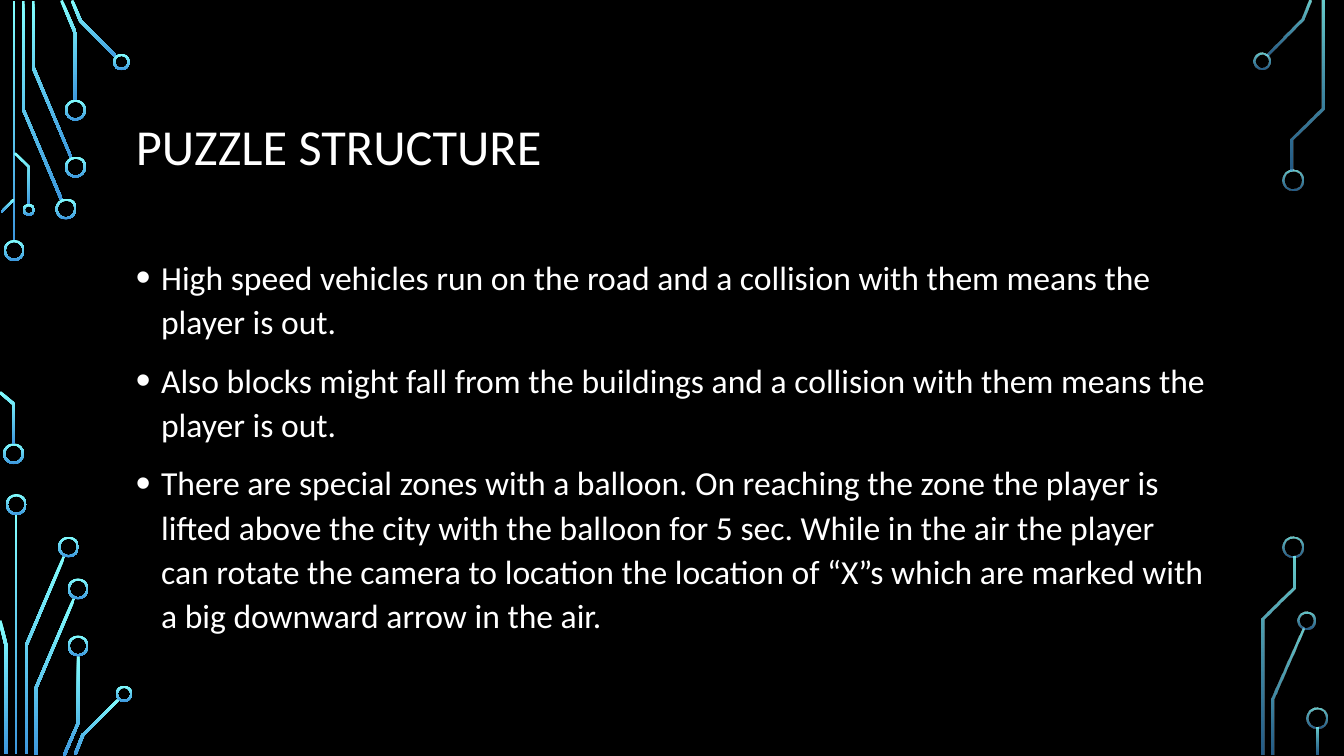
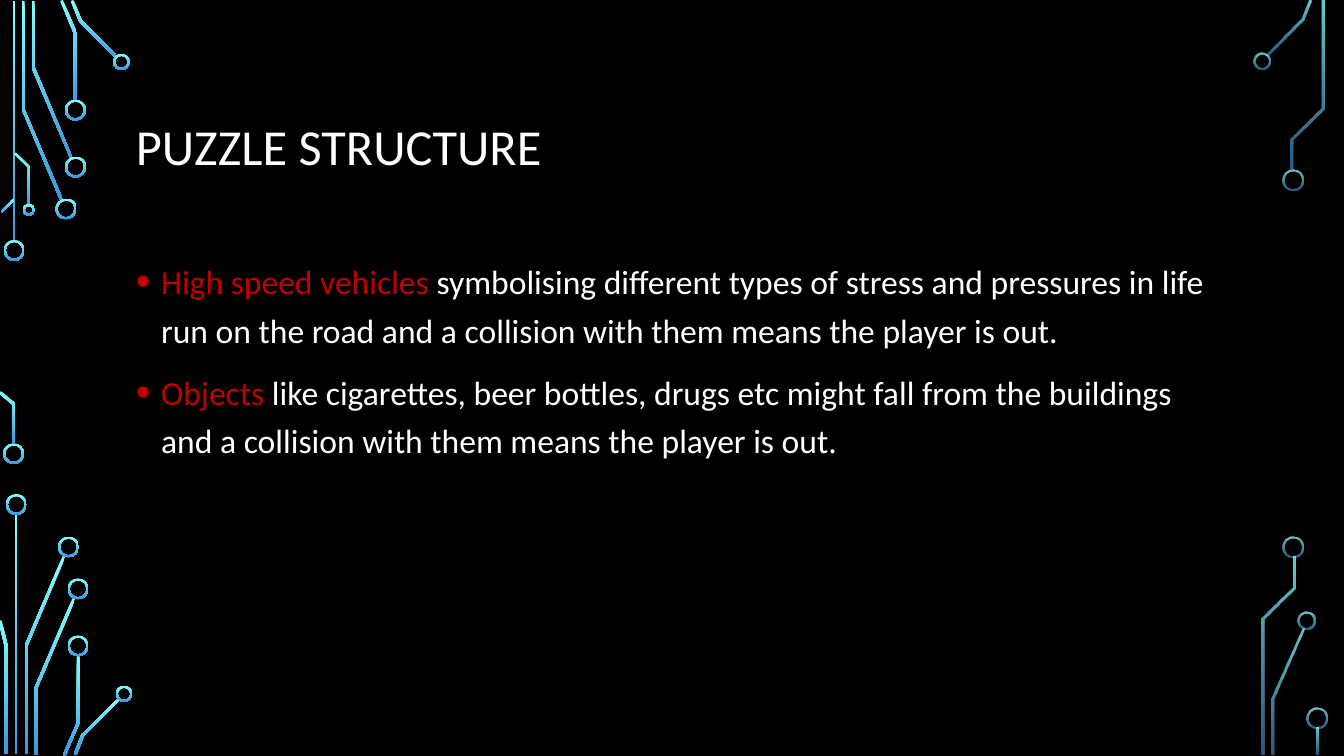
Before and after one commit to ShreyaSharma99/Game_Task3_COP290, a slide deck: slide 11 of Game_Document.pptx (slide 9 before the commit). Drawn at 1344x756 pixels with LibreOffice and Linux fonts; fonts in the diff are those of the drawing; background and template pictures are left out. Boxes give left, top, right and bottom in pixels: in the first picture for what was removed or moved away, otherwise in the second. Text is boxed around its words. In the diff, an @@ line names an element or a change of style, - is before the commit and + after.

```diff
--- a/Game_Document.pptx
+++ b/Game_Document.pptx
@@ text at (161,270,1204,459): text changed @@
-• High speed vehicles run on the road and a collision with them means the player is out.
-• Also blocks might fall from the buildings and a collision with them means the player is out.
-• There are special zones with a balloon. On reaching the zone the player is lifted above the city with the balloon for 5 sec. While in the air the player can rotate the camera to location the location of “X”s which are marked with a big downward arrow in the air.
+• High speed vehicles symbolising different types of stress and pressures in life run on the road and a collision with them means the player is out.
+• Objects like cigarettes, beer bottles, drugs etc might fall from the buildings and a collision with them means the player is out.
```
Also in this commit, not shown: 4 other slides changed, 5 slides added.
